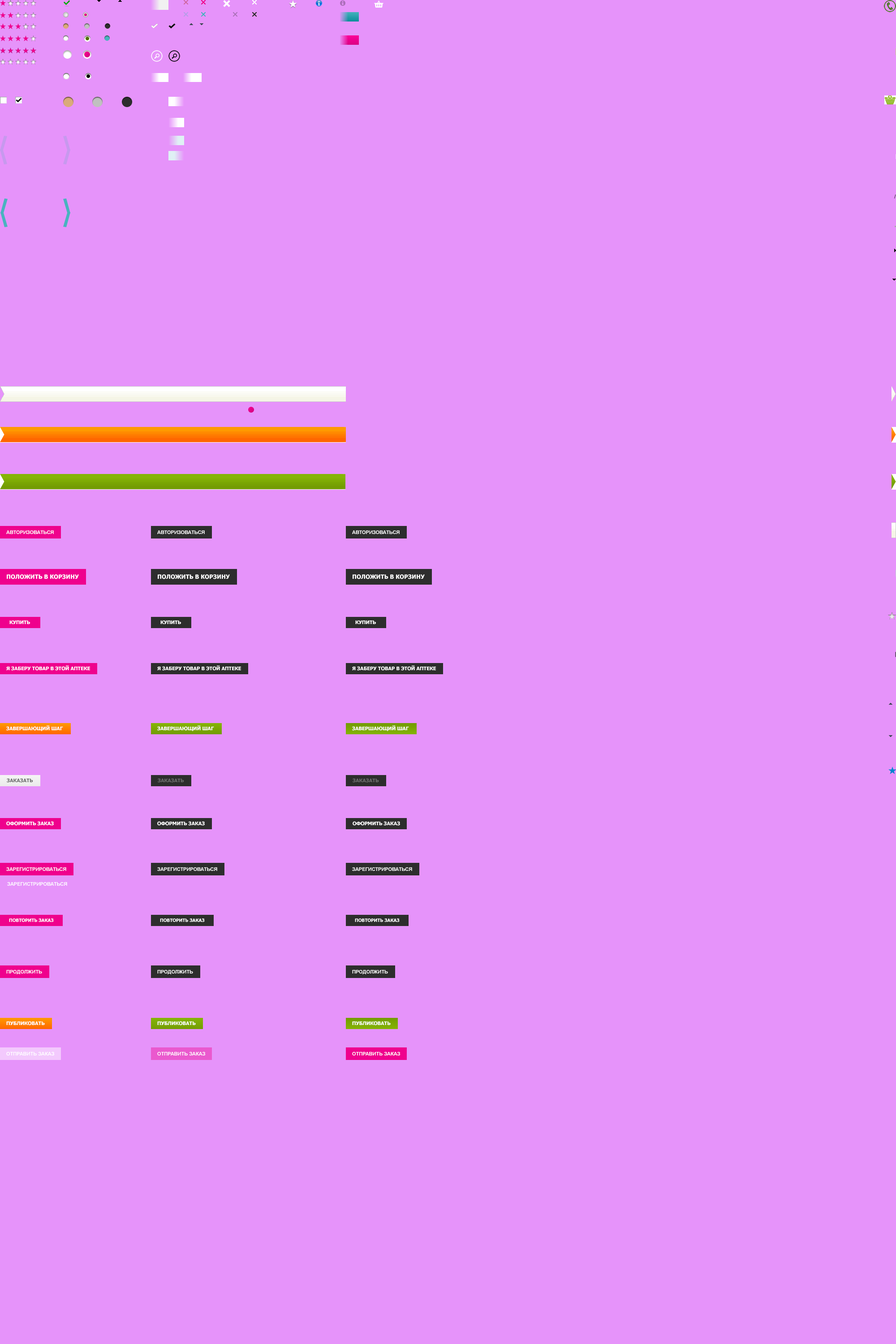
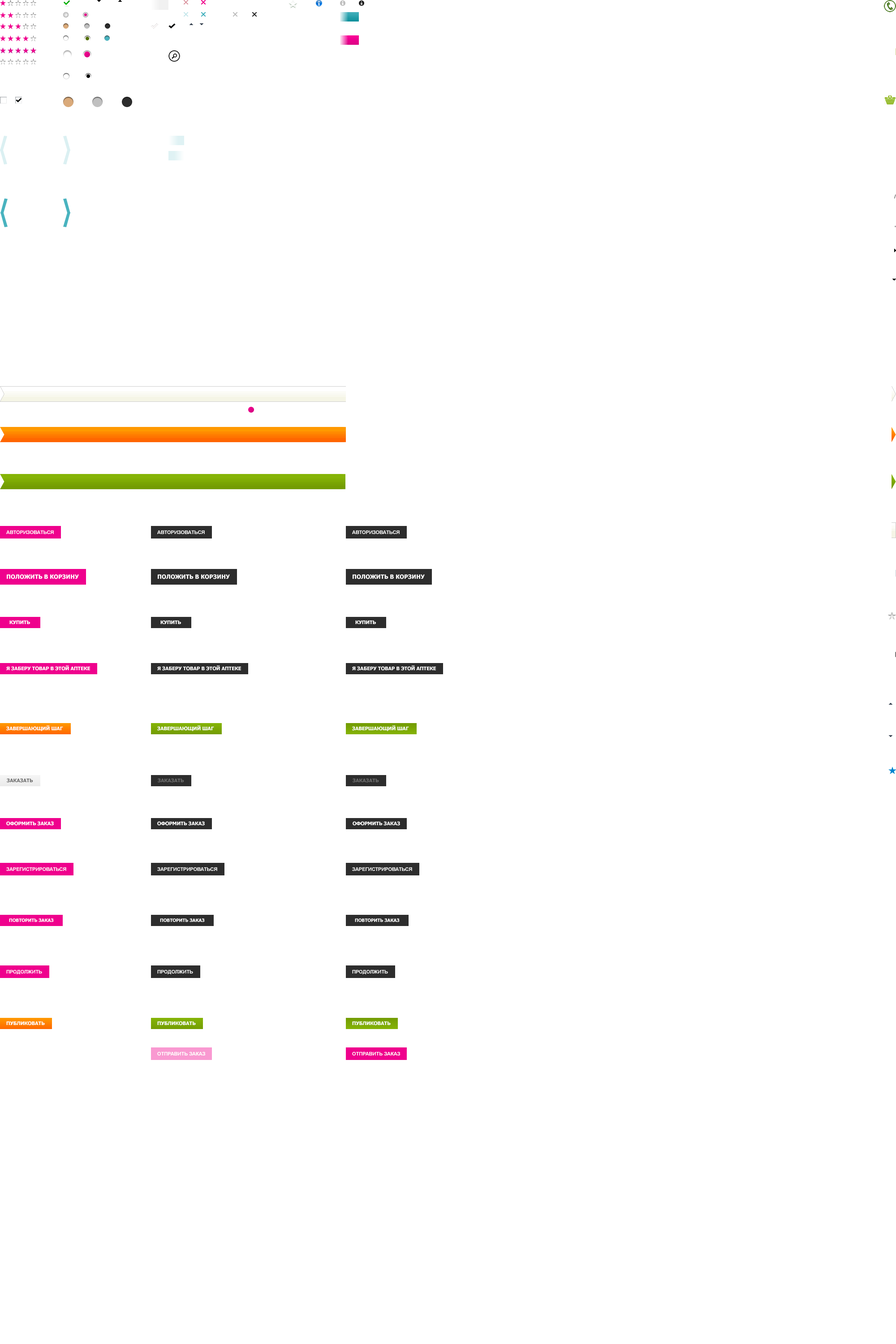
Revision of a layered 896 x 1344 image; what changed, layer by layer:
added layer "Layer 1" above "Bitmap copy" over [358, 0, 365, 6]
hid "Фон" over [0, 0, 896, 1344]
